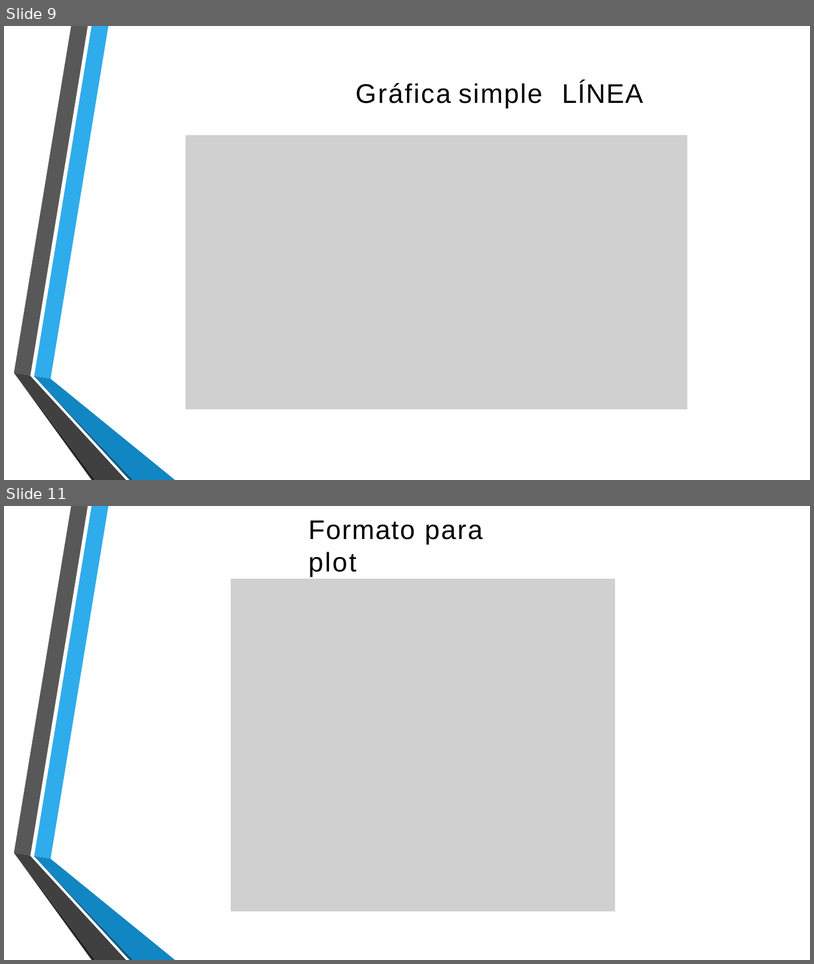
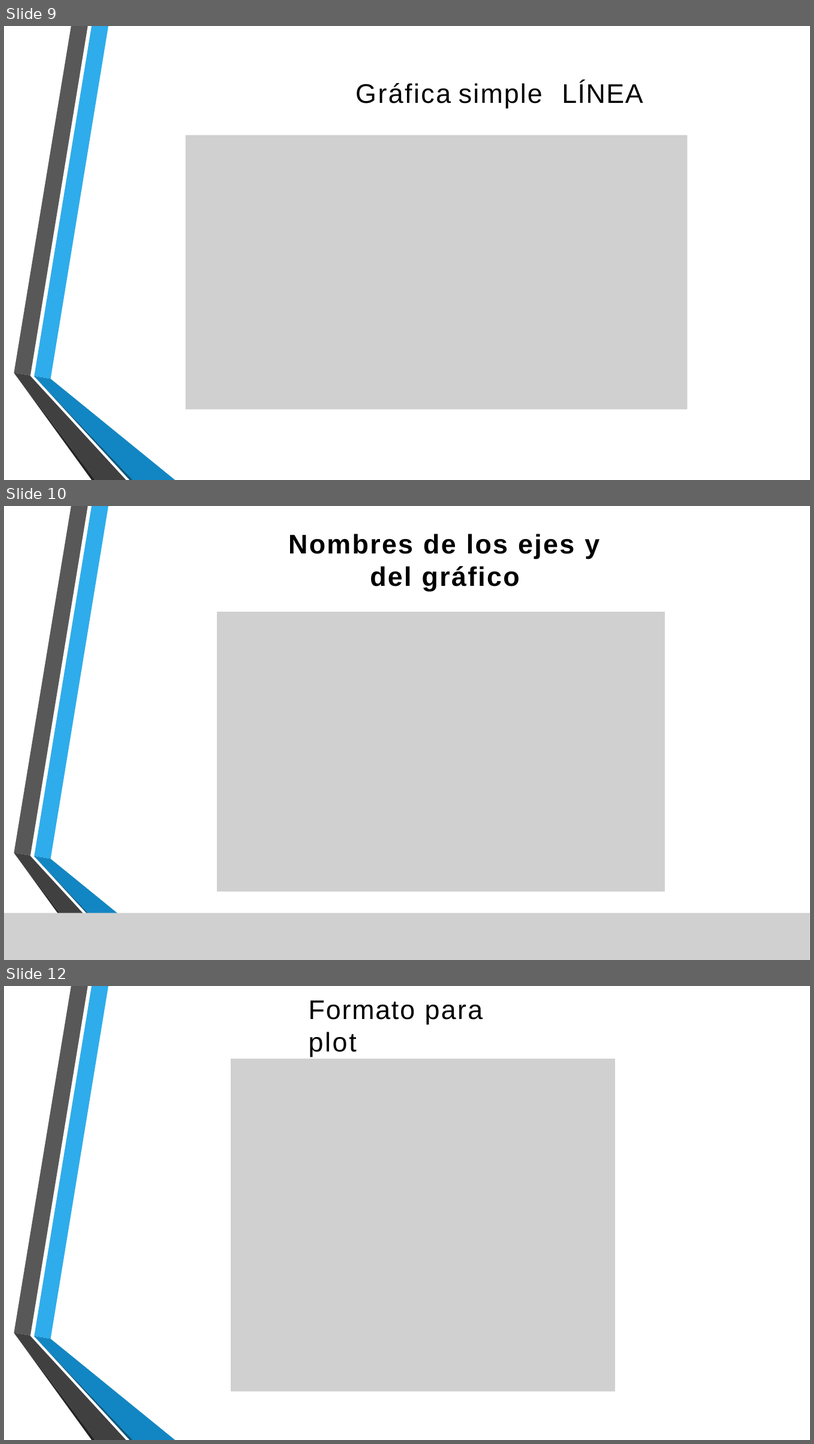
Before and after one commit to lizetheP/Programacion, a slide deck: CalendarioAgo2022/presentaciones/Gráficas-Matplotib.pptx. Shown one above the other, each under a label of ours: slides 9 and 11 before the commit, slides 9, 10 and 12 after it; the slides between them are not shown. The pictures are 814x964 and 814x1444 pixels, drawn with LibreOffice and Linux fonts; fonts in the diff are those of the drawing; grey boxes stand for pictures; background and template pictures are left out. Boxes give left, top, right and bottom in pixels: in the first picture for what was removed or moved away, otherwise in the second. Text is boxed around its words. In the diff, an @@ line names an element or a change of style, - is before the commit and + after.

```diff
--- a/CalendarioAgo2022/presentaciones/Gráficas-Matplotib.pptx
+++ b/CalendarioAgo2022/presentaciones/Gráficas-Matplotib.pptx
@@ slide 10 added at bbox=[4, 506, 810, 960], background picture (left out) @@
@@ freeform shape added at bbox=[14, 506, 88, 855], fill #585858 @@
@@ freeform shape added at bbox=[34, 506, 108, 859], fill #2FACEB @@
@@ text added at bbox=[288, 534, 600, 591], 32 pt, text #000000, bold @@
+Nombres de los ejes y del gráfico
@@ picture added at bbox=[217, 612, 665, 891] @@
@@ freeform shape added at bbox=[14, 853, 95, 960], fill #252525 @@
@@ freeform shape added at bbox=[14, 853, 126, 960], fill #404040 @@
@@ freeform shape added at bbox=[34, 856, 134, 960], fill #0C5A82 @@
@@ freeform shape added at bbox=[34, 856, 175, 960], fill #1286C3 @@
@@ picture added at bbox=[4, 913, 810, 960] @@
@@ picture added at bbox=[359, 924, 470, 954] @@
@@ what was slide 11 is now slide 12 @@
```
Also in this commit, not shown: 7 slides changed, 3 slides removed, 28 other files.
